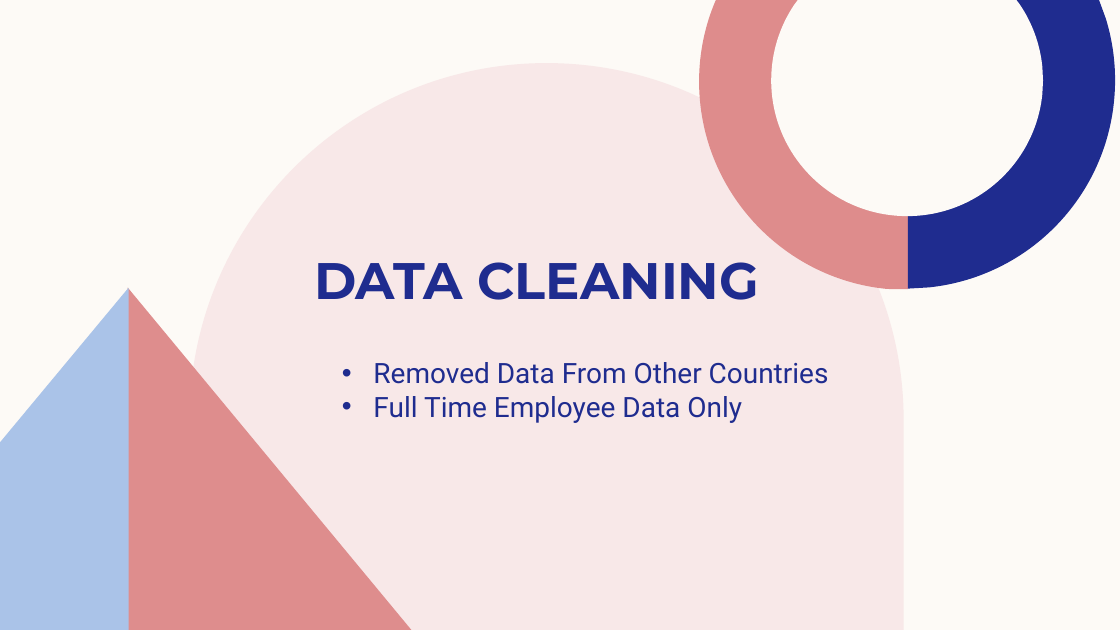
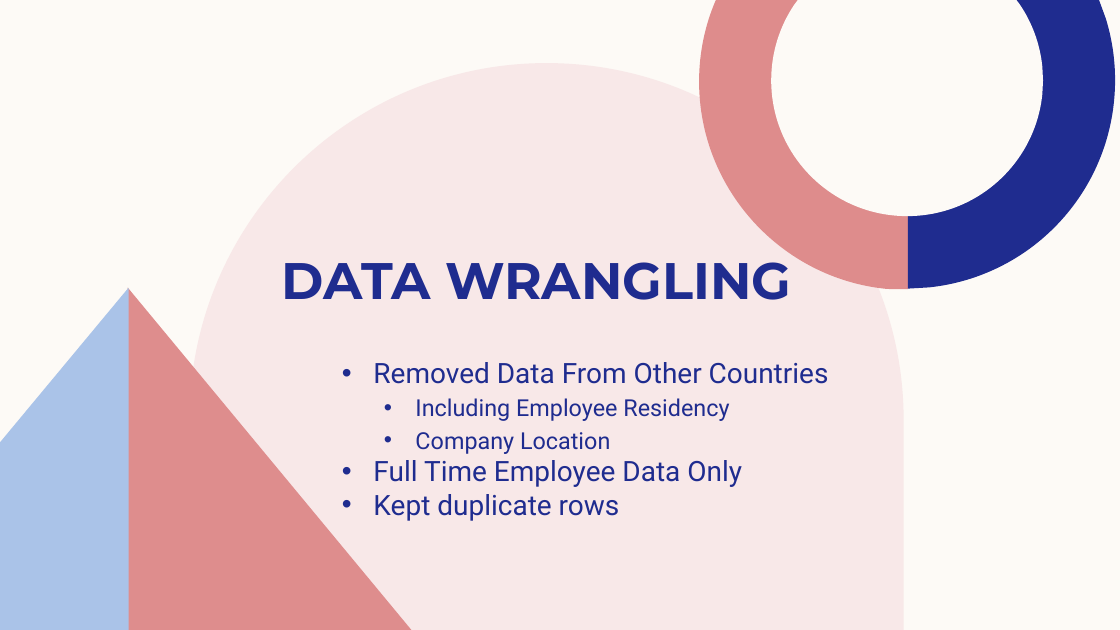
Before and after one commit to joshlynj/ds_salaries, a slide deck: slide 4 of powerpoint/Data Science Salaries from 2022-2023 pt2.pptx. Drawn at 1120x630 pixels with LibreOffice and Linux fonts; fonts in the diff are those of the drawing. Boxes give left, top, right and bottom in pixels: in the first picture for what was removed or moved away, otherwise in the second. Text is boxed around its words. In the diff, an @@ line names an element or a change of style, - is before the commit and + after.

Commit message:
refactored the code to ignore the original data masks. also considered employee residency as well

```diff
--- a/powerpoint/Data Science Salaries from 2022-2023 pt2.pptx
+++ b/powerpoint/Data Science Salaries from 2022-2023 pt2.pptx
@@ title at [282,250,791,300]: text changed @@
-DATA CLEANING
+DATA WRANGLING
@@ text at [415,398,729,454]: paragraphs added @@
+  • Including Employee Residency
+  • Company Location
@@ text at [373,494,620,521]: paragraph added @@
+• Kept duplicate rows
```
Also in this commit, not shown: 2 other slides changed, 2 slides added, 3 slides removed, 7 other files.
